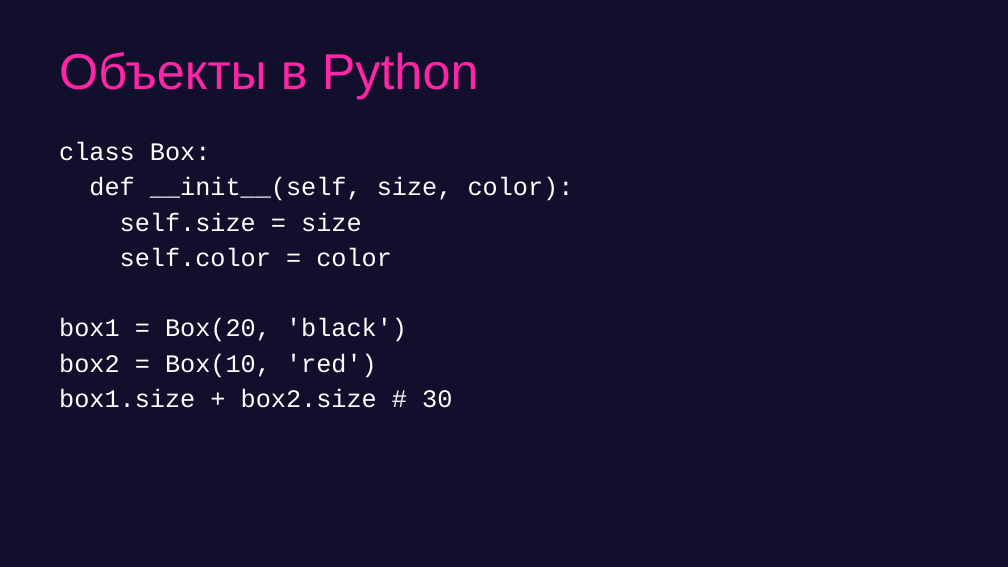
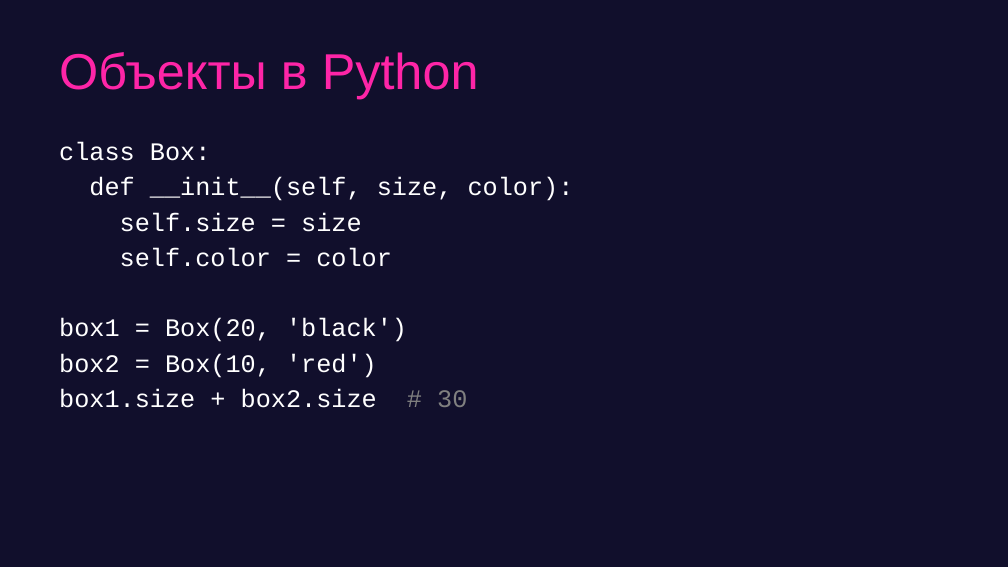
Before and after one commit to game-ai-course/game-ai-school, a slide deck: slide 8 of slides/online_4dx1.5h/day1-montecarlo.pptx (slide 12 before the commit). Drawn at 1008x567 pixels with LibreOffice and Linux fonts; fonts in the diff are those of the drawing. Boxes give left, top, right and bottom in pixels: in the first picture for what was removed or moved away, otherwise in the second. Text is boxed around its words. In the diff, an @@ line names an element or a change of style, - is before the commit and + after.

```diff
--- a/slides/online_4dx1.5h/day1-montecarlo.pptx
+++ b/slides/online_4dx1.5h/day1-montecarlo.pptx
@@ text at [59, 389, 467, 408]: text colour #FFFFFF to #808080 in "# 30" @@
```
Also in this commit, not shown: 5 other slides changed, 8 slides removed.
